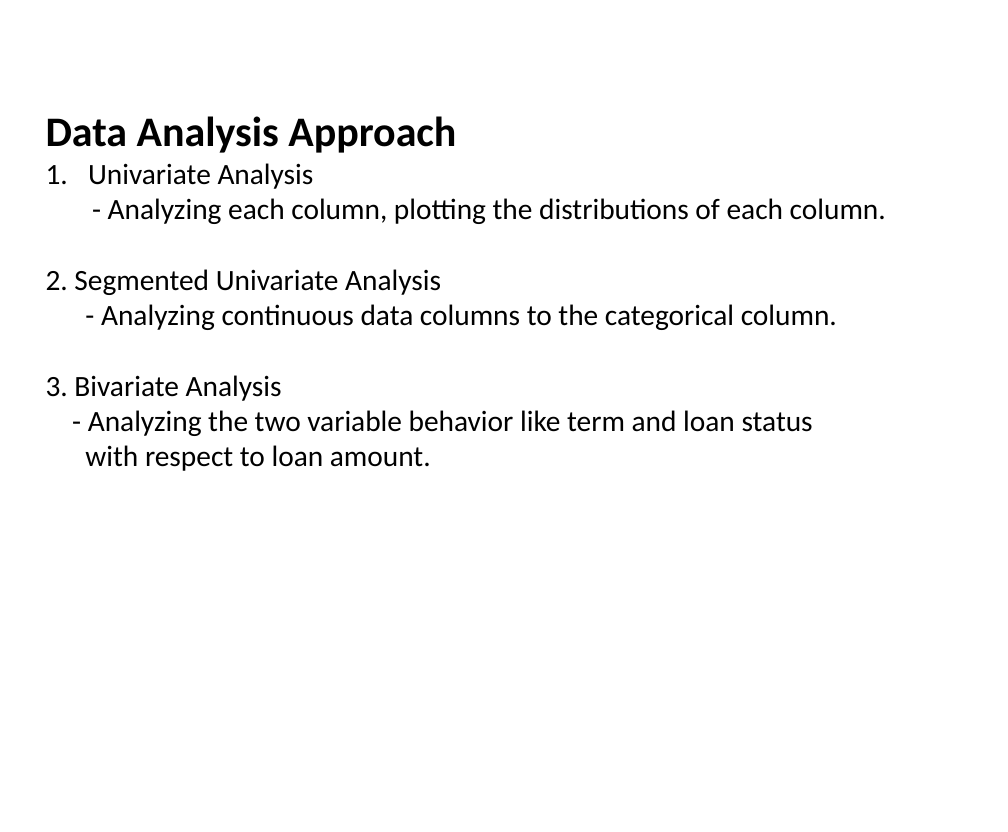
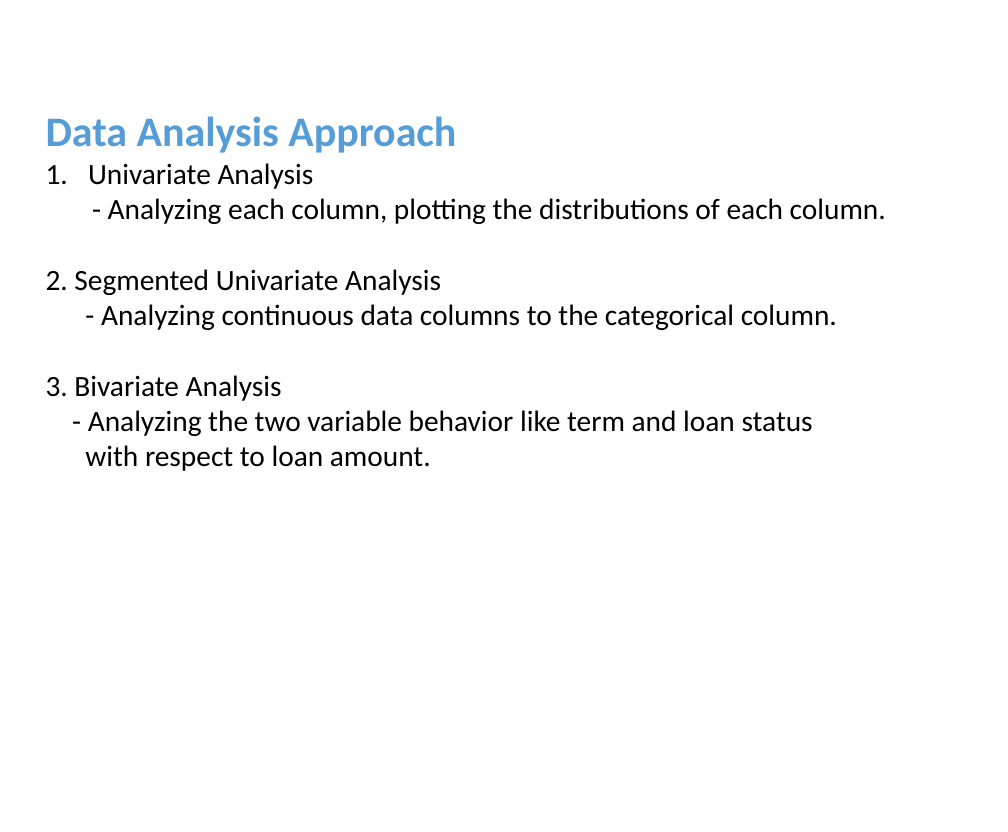
Before and after one commit to pankaj8blr/lendingClub, a slide deck: slide 6 of lending_club_case_study.pptx. Drawn at 1008x832 pixels with LibreOffice and Linux fonts; fonts in the diff are those of the drawing; background and template pictures are left out. Boxes give left, top, right and bottom in pixels: in the first picture for what was removed or moved away, otherwise in the second. Text is boxed around its words. In the diff, an @@ line names an element or a change of style, - is before the commit and + after.

```diff
--- a/lending_club_case_study.pptx
+++ b/lending_club_case_study.pptx
@@ text at box(46, 116, 456, 153): text colour #000000 to #569CD6 in "Data Analysis Approach" @@
```
Also in this commit, not shown: 4 other slides changed, 15 slides added, 1 slide removed, 2 other files.
